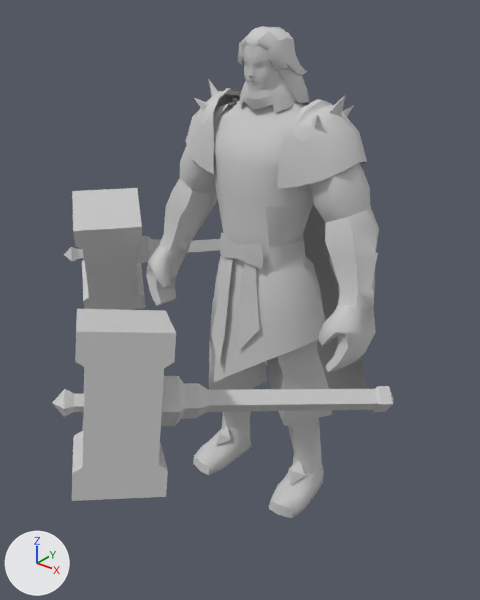
One commit to the FBX model Assets/_Project/ArtAssets/Models/Chars/Monster/4019/Monster_4019_FBX.FBX: the scene before it, then after it.
Camera for both pictures: a 50 mm lens placed at (1.45, -1.91, 2.07), pointed at (-0.03, -0.06, 0.93). The lights are fixed; the arrows at lower left show +X, +Y and +Z.

The first picture shows 'qixiongwushuang_tufeitoumu', 'qixiongwushuang_wuqi03', 'qixiongwushuang_wuqi04'.
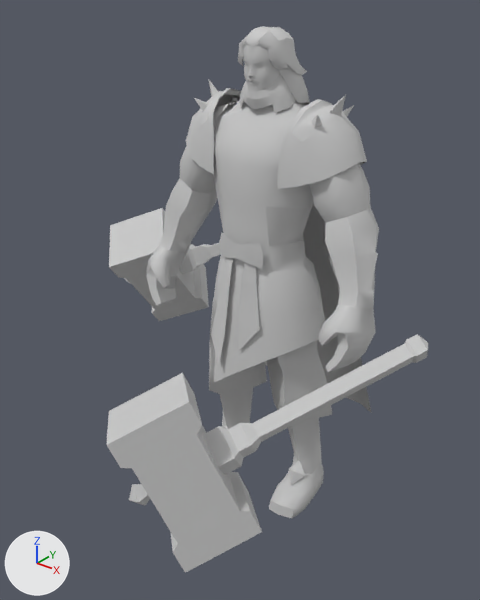
Boxes [x1, y1, x2, y2] around the edits, measured in the pictures (480 x 600 px):
'qixiongwushuang_wuqi03', moved, turned
    before: [52, 309, 394, 501]
    after: [107, 334, 428, 573]
'qixiongwushuang_wuqi04', moved, turned
    before: [64, 188, 220, 310]
    after: [109, 208, 221, 321]

The change in detail:
Object 'qixiongwushuang_wuqi03' (ob_qixiongwushuang_wuqi03) moves from (0.483, -0.287, 0.795) to (0.562, -0.176, 0.847).
Object 'qixiongwushuang_wuqi03' (ob_qixiongwushuang_wuqi03) turns from (-83, 11, 142) to (-114, 12, 138) degrees about x, y and z.
Object 'qixiongwushuang_wuqi04' (ob_qixiongwushuang_wuqi04) moves from (-0.38, 0.444, 0.93) to (-0.276, 0.58, 0.985).
Object 'qixiongwushuang_wuqi04' (ob_qixiongwushuang_wuqi04) turns from (90, 23, -40) to (114, 30, -46) degrees about x, y and z.
